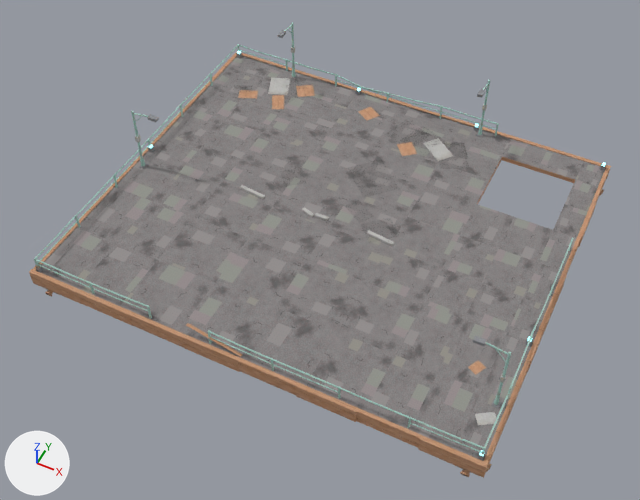
The FBX model CatWalk/Assets/CatWalk/Content/Environment/Models/CosmoMotel/Platform.fbx, before and after one commit.
Rendered twice from a camera (50 mm lens) standing at (16.4, -35.1, 40.1) and looking at (-0.4, -1.4, -2.0). The lights are fixed; the arrows at lower left show +X, +Y and +Z. The picture after the commit comes second. Where no turn or scale is listed for an object, it has been applied to the vertices. Vertices at exactly the same position are counted once.

Before the edit, the objects in view are built like this:
```python
me_platform = bpy.data.meshes.new('Platform')
me_platform.from_pydata(...)  # 4592 vertices, 1952 faces; spans x -14.4..14.4, y -12.4..12.4, z -6.8..4.7
# faces by material slot: [1857, 10, 85]
me_platform.materials.append(mat_cosmomotel_surface)  # picture img_cosmomotel_atlas_png
me_platform.materials.append(mat_cosmomotel_cutout)
me_platform.materials.append(mat_cosmomotel_emission)
ob_platform = bpy.data.objects.new('Platform', me_platform)
ob_platform.location = (0.0, 0.0, 0.0)
```
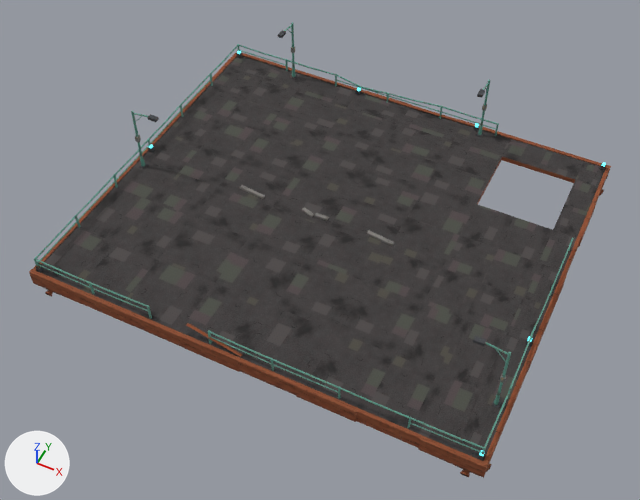
The edits, one by one:
Picture 'CosmoMotel_Atlas.png' (img_cosmomotel_atlas_png) is now built by load_image('CosmoMotel_Atlas.png', '../../Textures/CosmoMotel_Atlas.png', 1024, 1024, 'sRGB') instead of load_image('CosmoMotel_Atlas.png', '../../Textures/CosmoMotel_Atlas.png', 1024, 1024, 'Non-Color').
me_platform is used by ob_platform; location (0.0, 0.0, 0.0).
me_platform had 4592 vertices, 1952 faces and spanned x -14.4..14.4, y -12.4..12.4, z -6.8..4.7.
me_platform now has 4436 vertices, 1897 faces and spans x -14.4..14.4, y -12.4..12.4, z -6.8..4.7.
me_platform part 1: 31 loose pieces with 156 vertices, spanning x -12.4..13.9, y -10.2..11.9, z 0.0, are deleted.
me_platform no longer uses material mat_cosmomotel_cutout.

Pixel boxes (x1, y1, x2, y2) of what changed, in the pictures (640 x 500 px):
'Platform', surface changed (darker): (29, 22, 611, 478) in both
part 1 of me_platform, deleted: before (238, 78, 498, 425)
